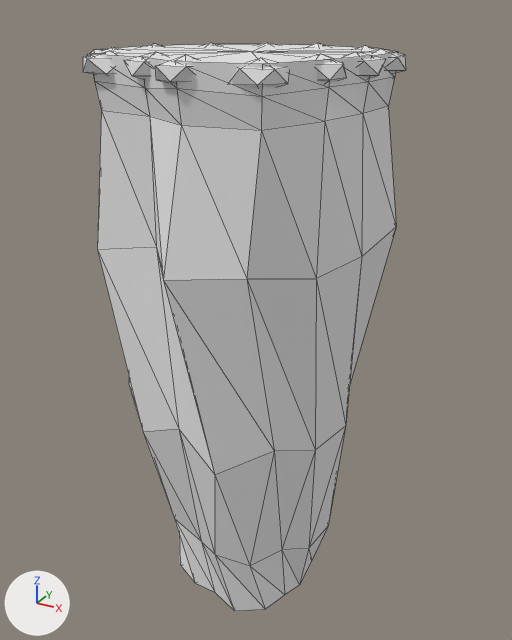
Renders of the FBX model Assets/SnowballArena/Art/Concept/ConceptCliff.fbx from each side of a commit.
The view is the same before and after, from a camera (50 mm lens) standing at (2.42, -4.34, 0.26) and looking at (0.02, 0.03, -1.93). Lighting does not change. The marker at lower left points along +X, +Y and +Z. The older version comes first. Mesh edges are drawn as thin lines. Where no turn or scale is listed for an object, it has been applied to the vertices. Vertices at exactly the same position are counted once.

Objects in the first picture: 'ConceptCliff'.
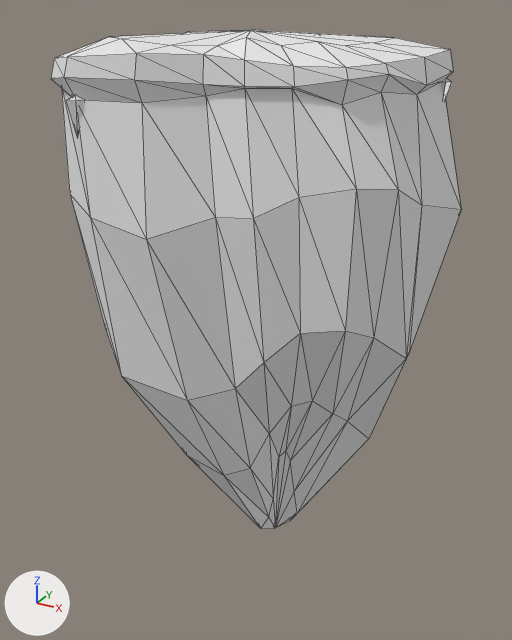
Diff of the bpy script that builds the scene:
```diff
--- a/Assets/SnowballArena/Art/Concept/ConceptCliff.fbx.py
+++ b/Assets/SnowballArena/Art/Concept/ConceptCliff.fbx.py
@@ me_conceptcliff @@
 # used by ob_conceptcliff; location = (0.0, 0.0, 0.0)
-me_conceptcliff.from_pydata(...)  # 275 vertices, 468 faces; spans x -1.14..0.95, y -1.12..1.04, z -4.4..0.03
+me_conceptcliff.from_pydata(...)  # 199 vertices, 382 faces; spans x -0.91..1.4, y -1.19..1.16, z -3.68..0.13
+# me_conceptcliff part 1: the loose piece of 93 vertices spanning x -1.08..0.95, y -1.12..1.01, z -4.4..0.0 is rebuilt with 178 vertices and now spans x -0.91..1.4, y -1.19..1.16, z -3.68..0.13
+# me_conceptcliff part 2: 14 loose pieces with 182 vertices, spanning x -1.14..0.93, y -1.05..1.04, z -0.34..0.03, are deleted
+# me_conceptcliff part 3
+# 7 vertices are added at x 1.14..1.25, y 0.28..0.37, z -0.34..-0.13
+# 10 new faces join them, mat_ice (white #e7e7e7)
+# me_conceptcliff part 4
+# 7 vertices are added at x -0.57..-0.47, y -1.18..-1.09, z -0.44..-0.19
+# 10 new faces join them, mat_ice (white #e7e7e7)
+# other edits to the shape of me_conceptcliff do not show in these pictures
 me_conceptcliff.materials.append(mat_snow)
```

Changed parts and their boxes (x1, y1, x2, y2) in the pictures (512 x 640 px):
'ConceptCliff', reshaped (27% wider, 12% shorter): before (83, 43, 406, 611); after (51, 29, 461, 529)
part 1 of me_conceptcliff, rebuilt (33% wider, 12% shorter): before (90, 44, 398, 611); after (51, 29, 461, 529)
part 2 of me_conceptcliff, deleted: before (83, 43, 406, 87)
part 3 of me_conceptcliff, added: after (441, 78, 452, 100)
part 4 of me_conceptcliff, added: after (67, 95, 83, 138)
